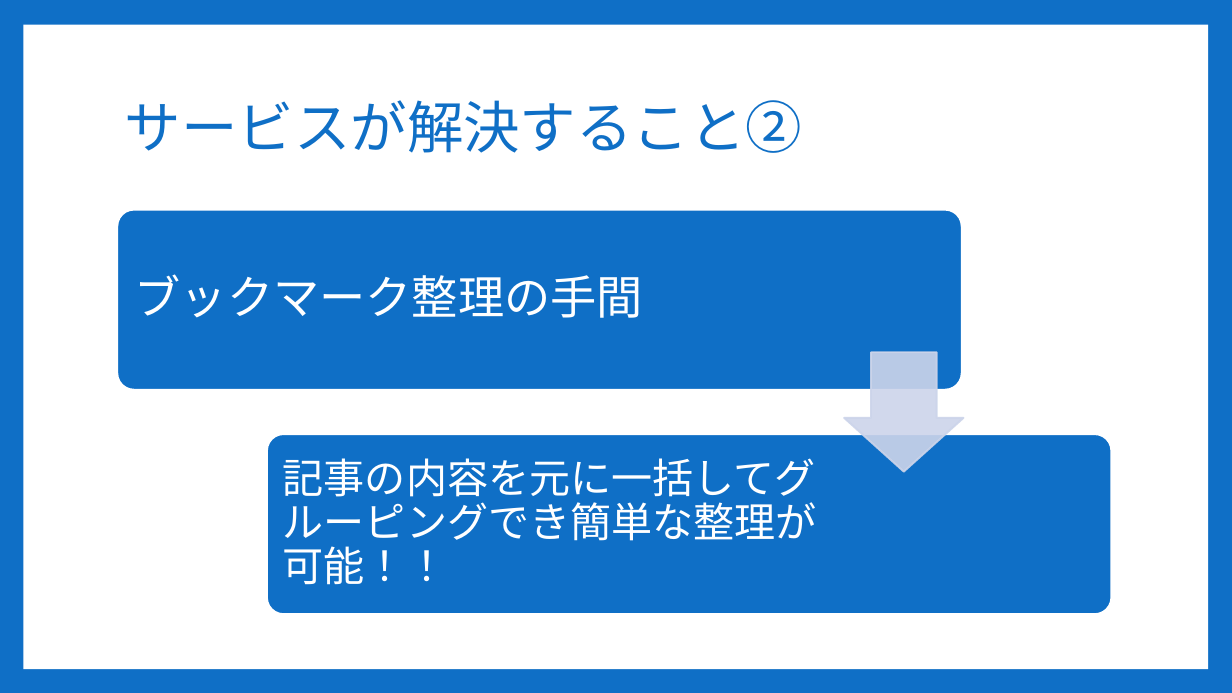
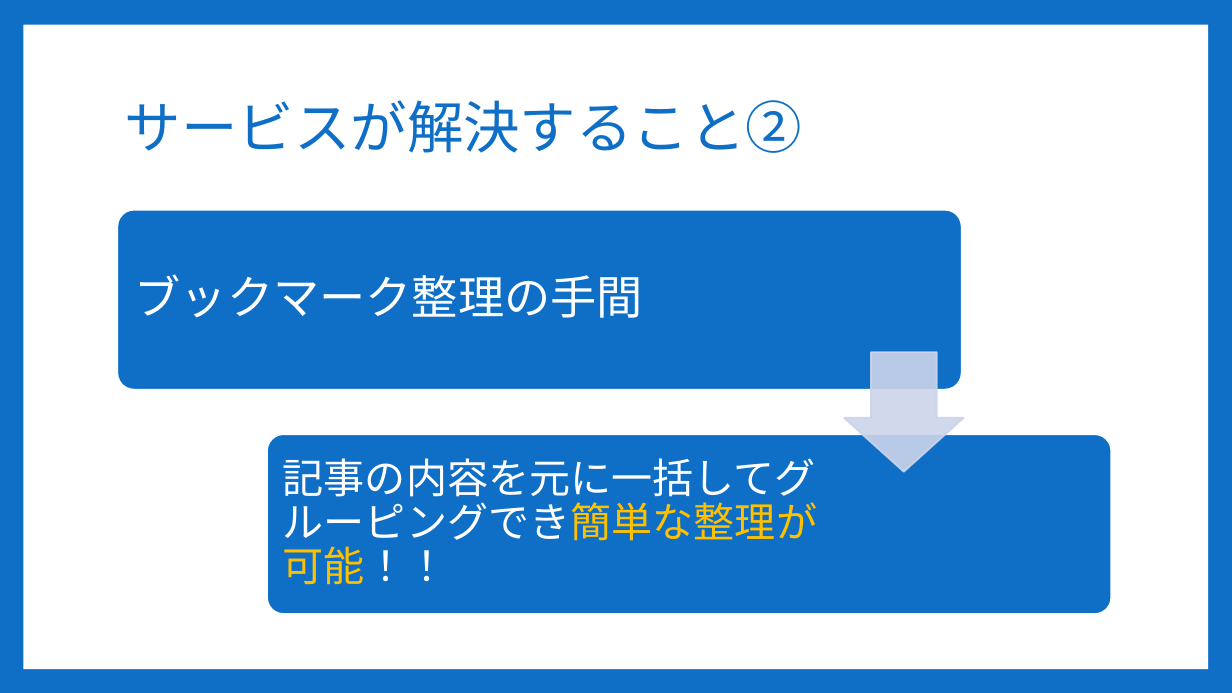
Before and after one commit to Sorarinu/ProjectP2016_F, a slide deck: slide 12 of production-idea/最終発表.pptx (slide 11 before the commit). Drawn at 1232x693 pixels with LibreOffice and Linux fonts; fonts in the diff are those of the drawing. Boxes give left, top, right and bottom in pixels: in the first picture for what was removed or moved away, otherwise in the second. Text is boxed around its words. In the diff, an @@ line names an element or a change of style, - is before the commit and + after.

```diff
--- a/production-idea/最終発表.pptx
+++ b/production-idea/最終発表.pptx
@@ text "記事の内容を元に一括してグルーピングでき簡単な整理が可能！！" at box(283, 458, 817, 585): text colour #FFFFFF to #FFC000 in "記事の内容を元に一括してグルーピングでき簡単な整理が可能！！" @@
```
Also in this commit, not shown: 5 other slides changed, 1 slide added, 1 other file.
